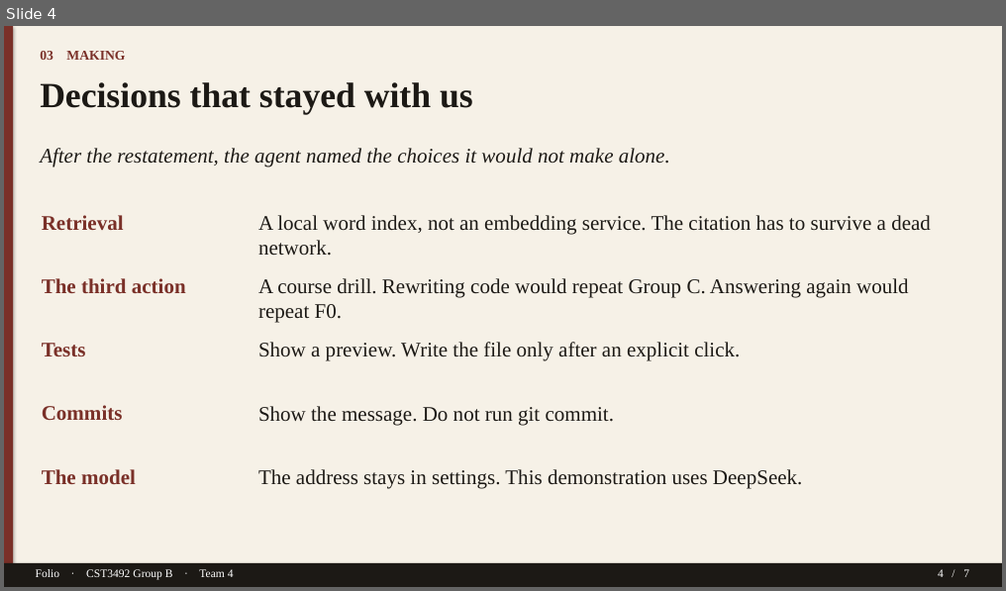
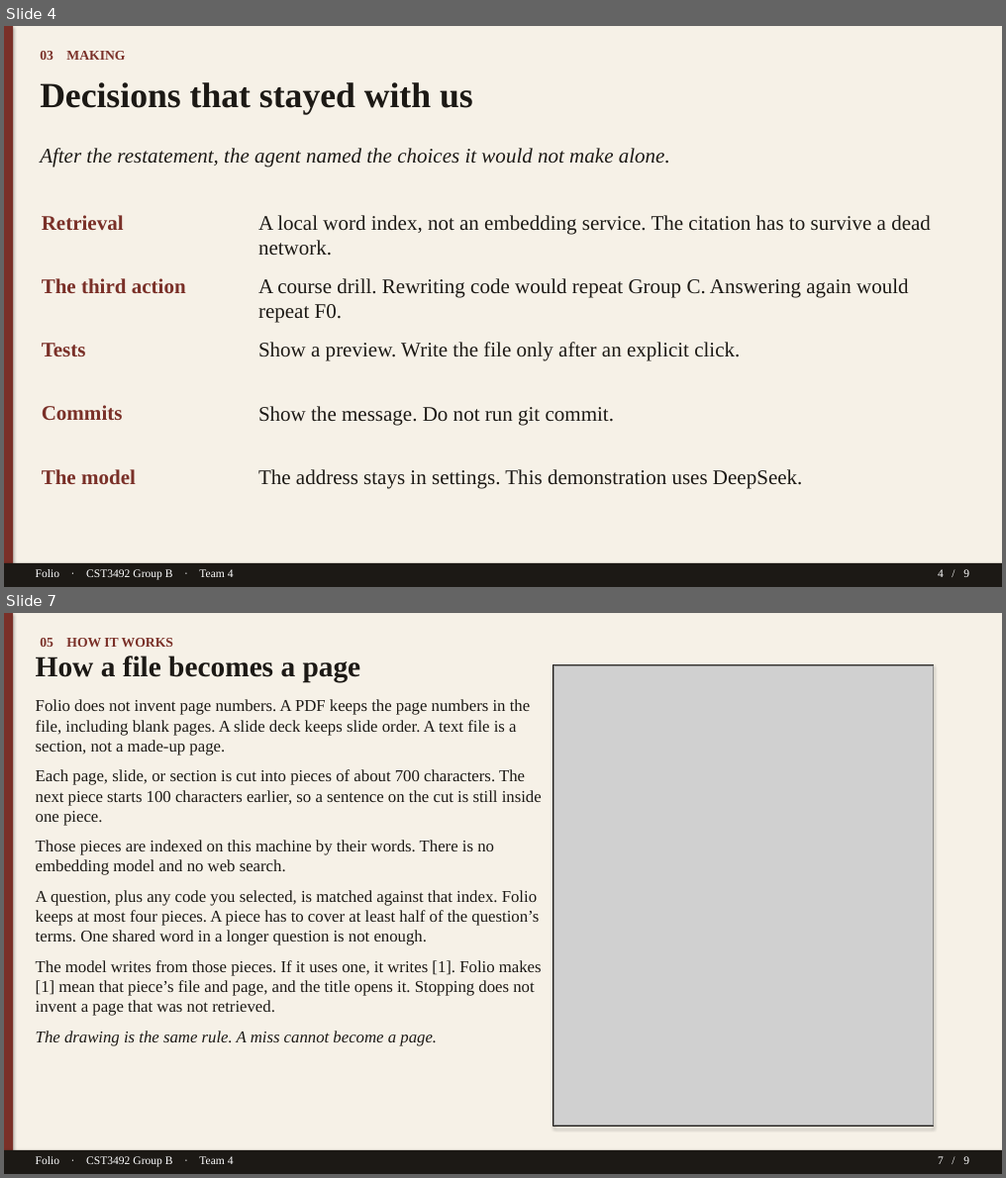
Before and after one commit to TTAWDTT/folio, a slide deck: submission/documents/Folio-GroupB-Team4-Slides.pptx. Shown one above the other, each under a label of ours: slide 4 before the commit, slides 4 and 7 after it; the slides between them are not shown. The pictures are 1006x591 and 1006x1178 pixels, drawn with LibreOffice and Linux fonts; fonts in the diff are those of the drawing; grey boxes stand for pictures. Boxes give left, top, right and bottom in pixels: in the first picture for what was removed or moved away, otherwise in the second. Text is boxed around its words. In the diff, an @@ line names an element or a change of style, - is before the commit and + after.

```diff
--- a/submission/documents/Folio-GroupB-Team4-Slides.pptx
+++ b/submission/documents/Folio-GroupB-Team4-Slides.pptx
@@ slide 7 added at (4, 613, 1002, 1174), background #FFFFFF @@
@@ rectangle added at (4, 613, 1002, 1174), fill #F6F1E7 @@
@@ rectangle added at (4, 613, 13, 1174), fill #7A3028 @@
@@ text added at (40, 638, 173, 647), 13 pt, text #7A3028, bold @@
+05 HOW IT WORKS
@@ text added at (36, 656, 361, 682), 28 pt, text #1C1915, bold @@
+How a file becomes a page
@@ rectangle added at (553, 664, 934, 1127), outline #1C1915 1 pt @@
@@ picture added at (554, 665, 933, 1126) @@
@@ text added at (36, 699, 542, 1047), 16 pt, text #1C1915 @@
+Folio does not invent page numbers. A PDF keeps the page numbers in the file, including blank pages. A slide deck keeps slide order. A text file is a section, not a made-up page.
+Each page, slide, or section is cut into pieces of about 700 characters. The next piece starts 100 characters earlier, so a sentence on the cut is still inside one piece.
+Those pieces are indexed on this machine by their words. There is no embedding model and no web search.
+A question, plus any code you selected, is matched against that index. Folio keeps at most four pieces. A piece has to cover at least half of the question’s terms. One shared word in a longer question is not enough.
+The model writes from those pieces. If it uses one, it writes [1]. Folio makes [1] mean that piece’s file and page, and the title opens it. Stopping does not invent a page that was not retrieved.
+The drawing is the same rule. A miss cannot become a page.
@@ rectangle added at (4, 1151, 1002, 1174), fill #1C1915 @@
@@ text added at (36, 1157, 234, 1167), 11 pt, text #FFFFFF @@
+Folio · CST3492 Group B · Team 4
@@ text added at (938, 1157, 969, 1164), 11 pt, text #FFFFFF @@
+7 / 9
@@ slide 4 changed as well @@
@@ text at (938, 570, 969, 577): text changed @@
-4 / 7
+4 / 9
```
Also in this commit, not shown: 5 other slides changed, 2 other slides added, 1 slide removed, 2 other files.
